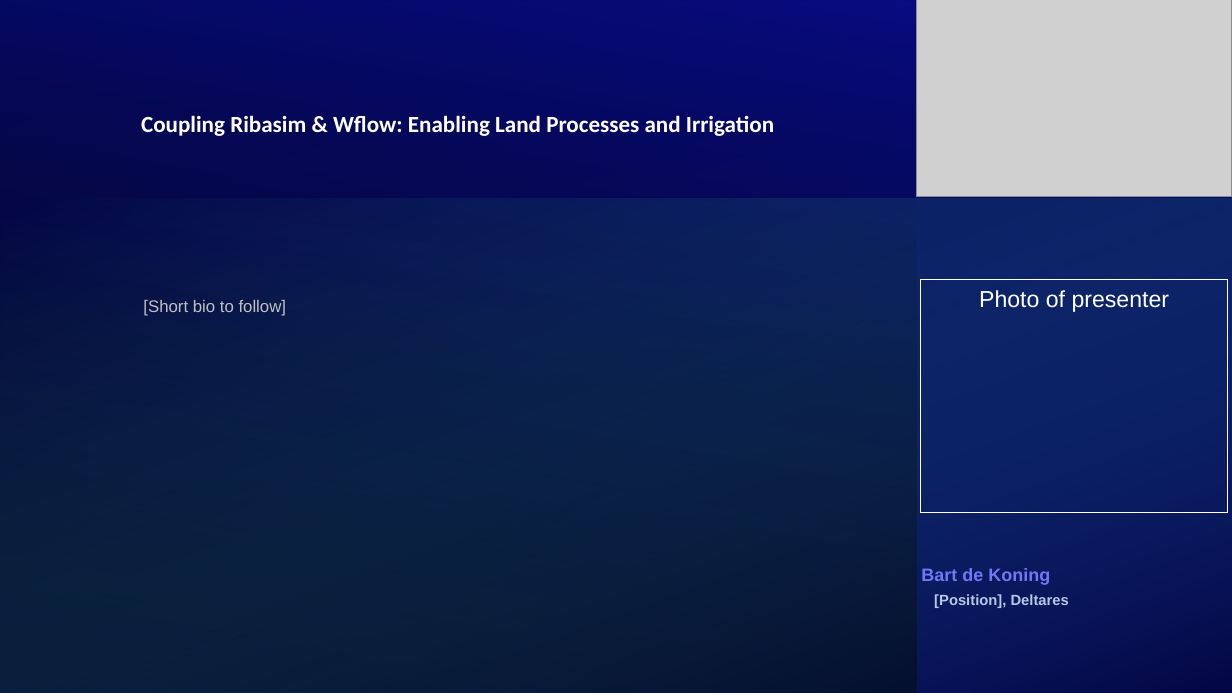
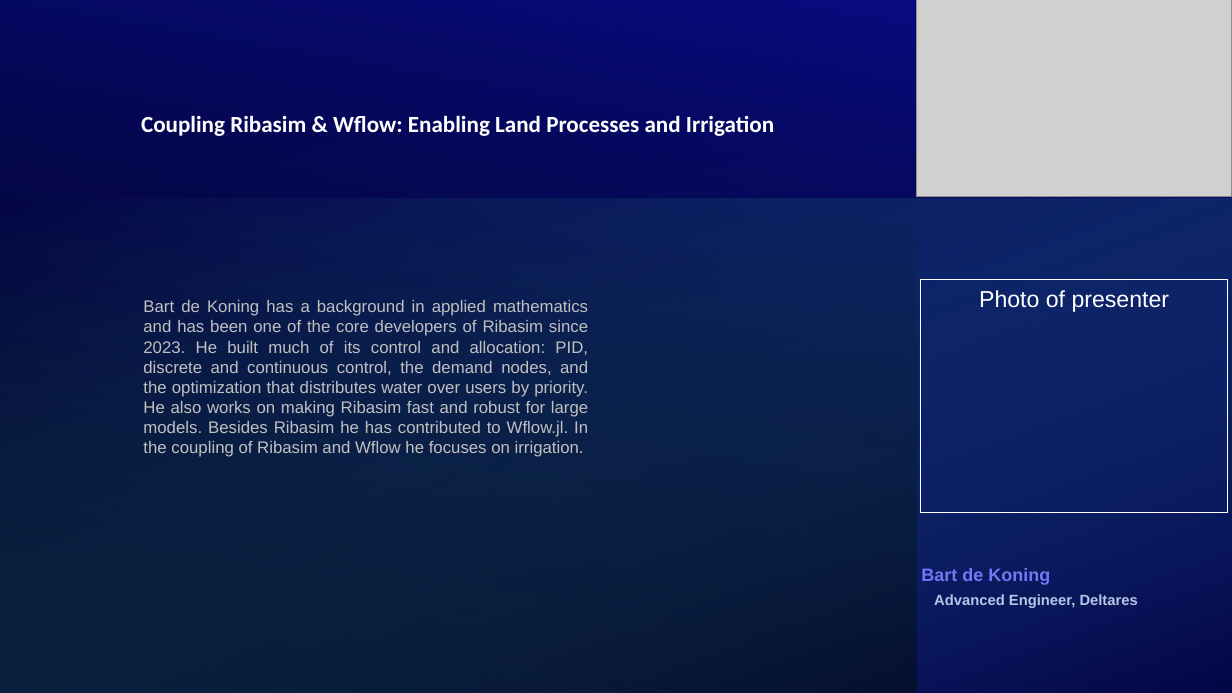
Before and after one commit to Deltares/Ribasim, a slide deck: slide 2 of docs/presentation/wflow-ribasim-online-coupling/wflow_ribasim_coupling_dsd2026.pptx. Drawn at 1232x693 pixels with LibreOffice and Linux fonts; fonts in the diff are those of the drawing; grey boxes stand for pictures. Boxes give left, top, right and bottom in pixels: in the first picture for what was removed or moved away, otherwise in the second. Text is boxed around its words. In the diff, an @@ line names an element or a change of style, - is before the commit and + after.

```diff
--- a/docs/presentation/wflow-ribasim-online-coupling/wflow_ribasim_coupling_dsd2026.pptx
+++ b/docs/presentation/wflow-ribasim-online-coupling/wflow_ribasim_coupling_dsd2026.pptx
@@ text at (143,300,588,457): text changed @@
-[Short bio to follow]
+Bart de Koning has a background in applied mathematics and has been one of the core developers of Ribasim since 2023. He built much of its control and allocation: PID, discrete and continuous control, the demand nodes, and the optimization that distributes water over users by priority. He also works on making Ribasim fast and robust for large models. Besides Ribasim he has contributed to Wflow.jl. In the coupling of Ribasim and Wflow he focuses on irrigation.
@@ text at (934,594,1138,608): text changed @@
-[Position], Deltares
+Advanced Engineer, Deltares
```
Also in this commit, not shown: 1 other slide changed, 1 other file.
